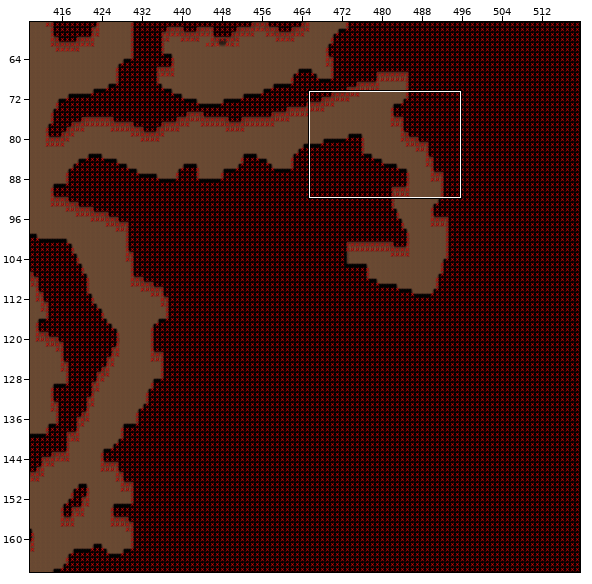
Tiled map: maps/012-3.tmx. The picture above shows the old version from afar; the outline marks the close-up.
Close-up. Before the edit:
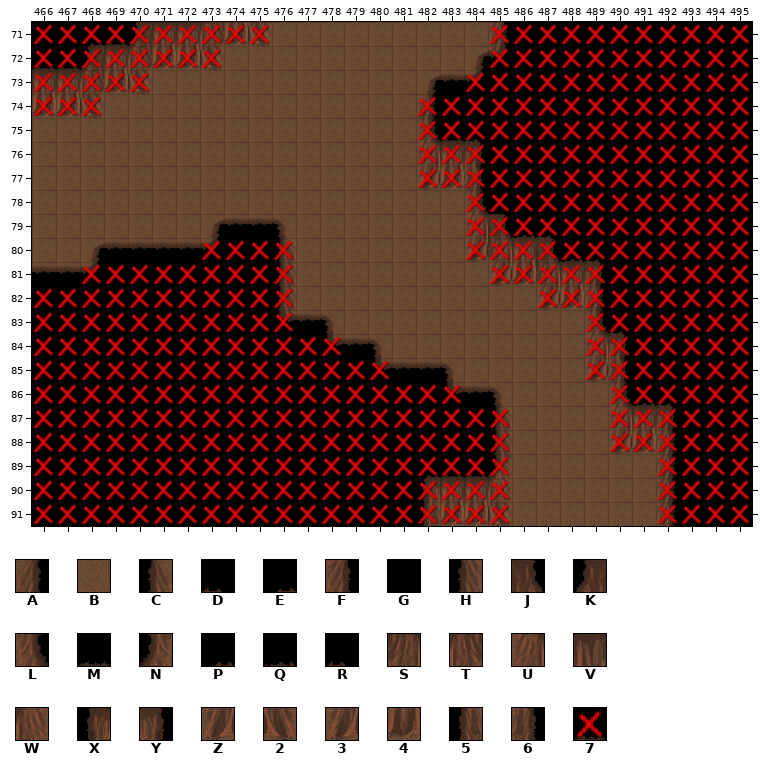
Cells are 32x32 px. Shown: x 466..495, y 71..91. The commit also changed other parts of the map, which this record leaves out.
Key: from "cave": A 3, B 4, C 5, D 17, E 18, F 19, G 20, H 21, J 33, K 34, L 35, M 36, N 37, P 38, Q 39, R 40, S 49, T 50, U 51, V 52, W 53, X 54, Y 56, Z 65, 2 66, 3 67, 4 68, 5 70, 6 72; from "collision": 7 1.
_ is an empty cell.
Layers that did not change in this view are not listed.
Layer "Ground" before, first column x 466:
71 GGEMKVVT42BBBBBBBBBFGGGGGGGGGG
72 MMKVT442BBBBBBBBBBBFGGGGGGGGGG
73 VVT42BBBBBBBBBBBBBBGGGGGGGGGGG
74 442BBBBBBBBBBBBBAGGGGGGGGGGGGG
75 BBBBBBBBBBBBBBBBLMRGGGGGGGGGGG
76 BBBBBBBBBBBBBBBBUVYGGGGGGGGGGG
77 BBBBBBBBBBBBBBBB346GGGGGGGGGGG
78 BBBBBBBBBBBBBBBBBBLGGGGGGGGGGG
79 BBBBBBBBBBBBBBBBBBUJQDGGGGGGGG
80 BBBBBBBBGGCBBBBBBBZSVJQDGGGGGG
81 BBBGGGGGGGHBBBBBBBBZ4SVYGGGGGG
82 GGGGGGGGGGHBBBBBBBBBBZ4FGGGGGG
83 GGGGGGGGGGHBBBBBBBBBBBBLDGGGGG
84 GGGGGGGGGGGGBBBBBBBBBBBUYGGGGG
85 GGGGGGGGGGGGGGBBBBBBBBB36GGGGG
86 GGGGGGGGGGGGGGGGGBBBBBBBLQDGGG
87 GGGGGGGGGGGGGGGGGGGCBBBBUVYGGG
88 GGGGGGGGGGGGGGGGGGGHBBBB34FGGG
89 GGGGGGGGGGGGGGGGPMMNBBBBBBFGGG
90 GGGGGGGGGGGGGGGGXVVWBBBBBBFGGG
91 GGGGGGGGGGGGGGGG5442BBBBBBFGGG
Layer "Collision" before, first column x 466:
71 7777777777_________77777777777
72 77777777___________77777777777
73 77777_____________777777777777
74 777_____________77777777777777
75 ________________77777777777777
76 ________________77777777777777
77 ________________77777777777777
78 __________________777777777777
79 __________________777777777777
80 _______7777_______777777777777
81 __777777777________77777777777
82 77777777777__________777777777
83 77777777777____________7777777
84 7777777777777__________7777777
85 777777777777777________7777777
86 777777777777777777______777777
87 77777777777777777777____777777
88 77777777777777777777____777777
89 77777777777777777777______7777
90 77777777777777777777______7777
91 77777777777777777777______7777
The same view after the edit:
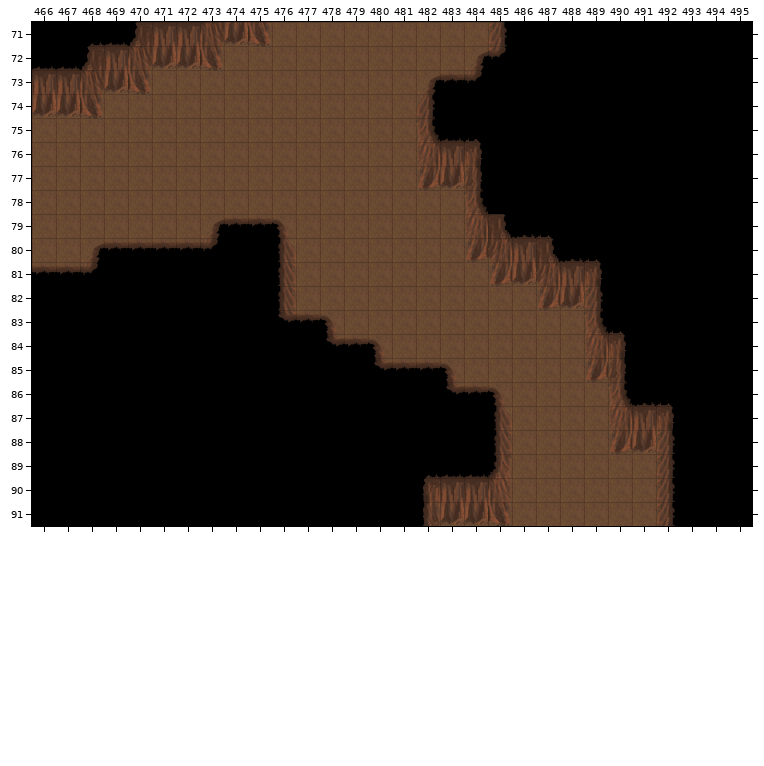
See-through tiles are keyed as they look on the map.
From old to new:
Changed rows in their new state; . is an unchanged cell.
Layer "Ground":
first column x 484:
73 A
first column x 468:
80 .....A..........
81 A...............
84 ..........C.....
85 ............C...
86 ...............C
Layer "Collision" (now hidden):
first column x 466:
71 __________.........___________
72 ________...........___________
73 _____.............____________
74 ___.............______________
75 ................______________
76 ................______________
77 ................______________
78 ..................____________
79 ..................____________
80 .......____.......____________
81 .._________........___________
82 ___________.........._________
83 ___________............_______
84 _____________.........._______
85 _______________........_______
86 __________________......______
87 ____________________....______
88 ____________________....______
89 ____________________......____
90 ____________________......____
91 ____________________......____
Boxes around the changes in both close-ups, in picture pixels (x1, y1, x2, y2):
changed: (33, 24, 750, 525)
